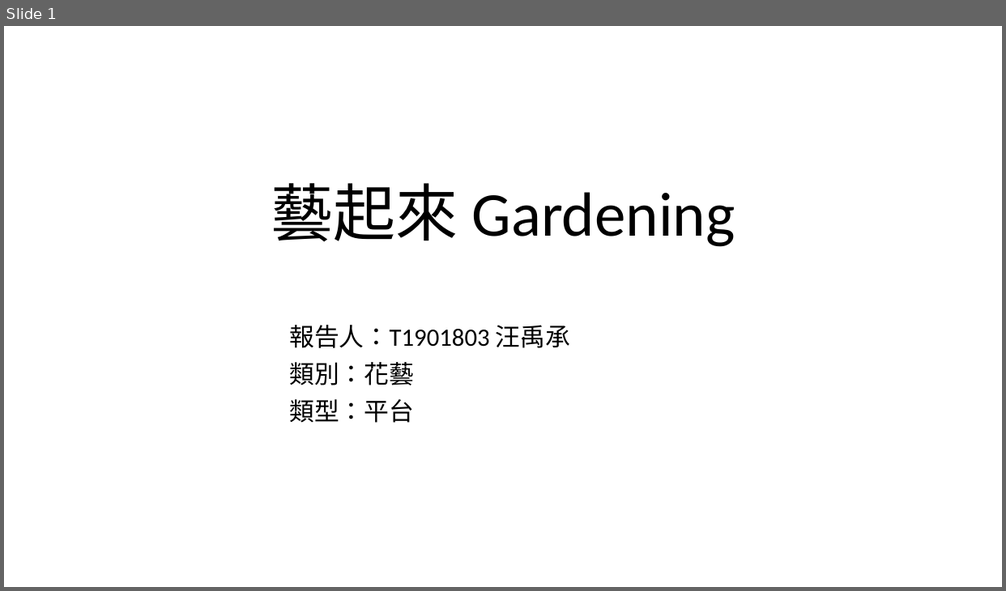
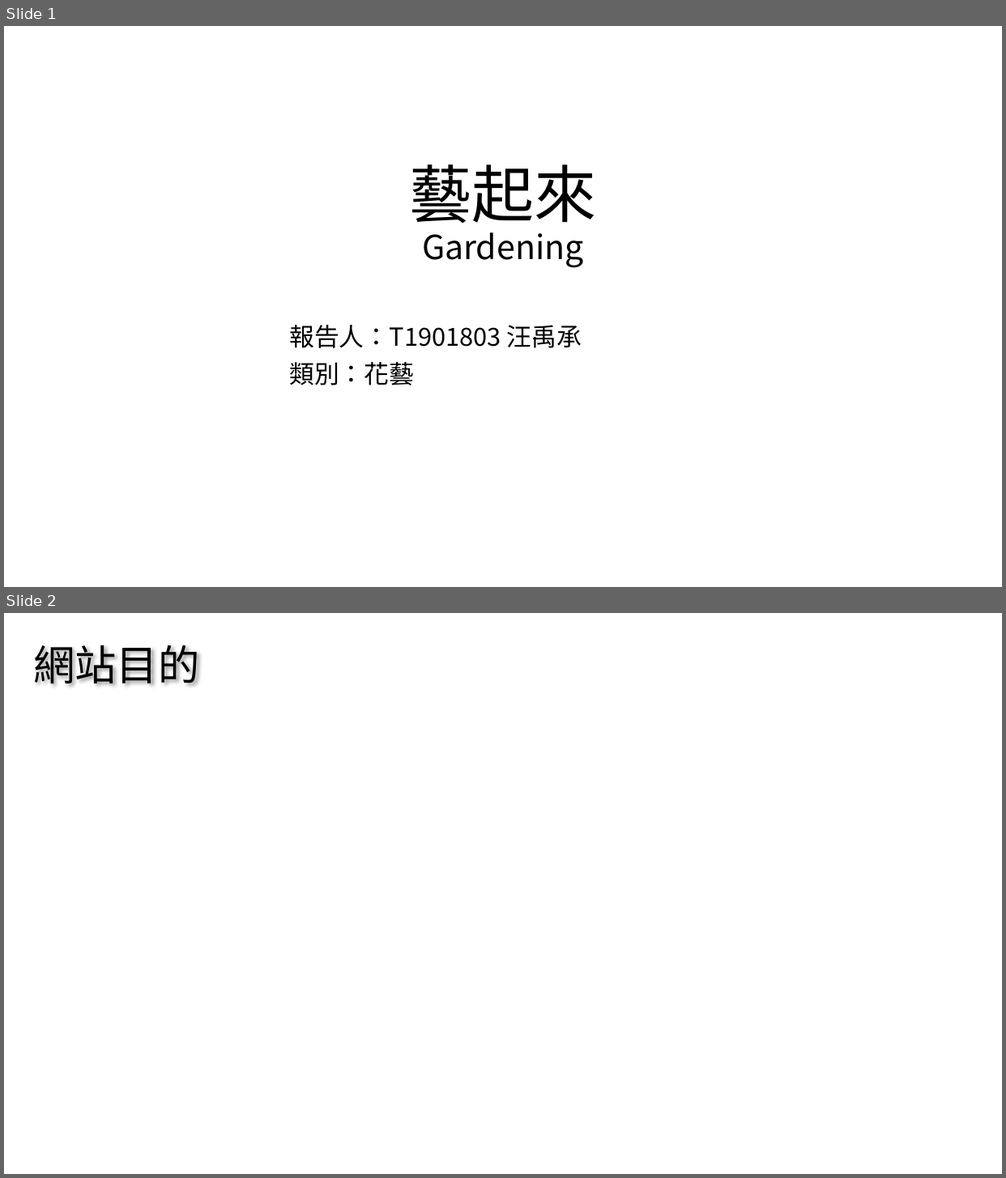
Before and after one commit to MercyLM/MyWeb, a slide deck: 個人作品報告.pptx. Shown one above the other, each under a label of ours: slide 1 before the commit, slides 1 and 2 after it. The pictures are 1006x591 and 1006x1178 pixels, drawn with LibreOffice and Linux fonts; fonts in the diff are those of the drawing. Boxes give left, top, right and bottom in pixels: in the first picture for what was removed or moved away, otherwise in the second. Text is boxed around its words. In the diff, an @@ line names an element or a change of style, - is before the commit and + after.

```diff
--- a/個人作品報告.pptx
+++ b/個人作品報告.pptx
@@ slide 2 added at (4, 613, 1002, 1174), background #FFFFFF @@
@@ text added at (33, 645, 199, 684), 40 pt, text #000000 @@
+網站目的
@@ slide 1 changed as well @@
@@ title "藝起來 Gardening" at (409, 165, 596, 268): size 60 to 32 pt in "Gardening"; font Calibri to Noto Sans CJK JP @@
@@ subtitle "報告人：T1901803 汪禹承" at (289, 325, 582, 386): font Calibri to Noto Sans CJK JP @@
@@ subtitle at (289, 399, 414, 423): paragraph removed @@
-類型：平台
```
Also in this commit, not shown: 2 other slides changed, 11 other slides added, 1 slide removed.
